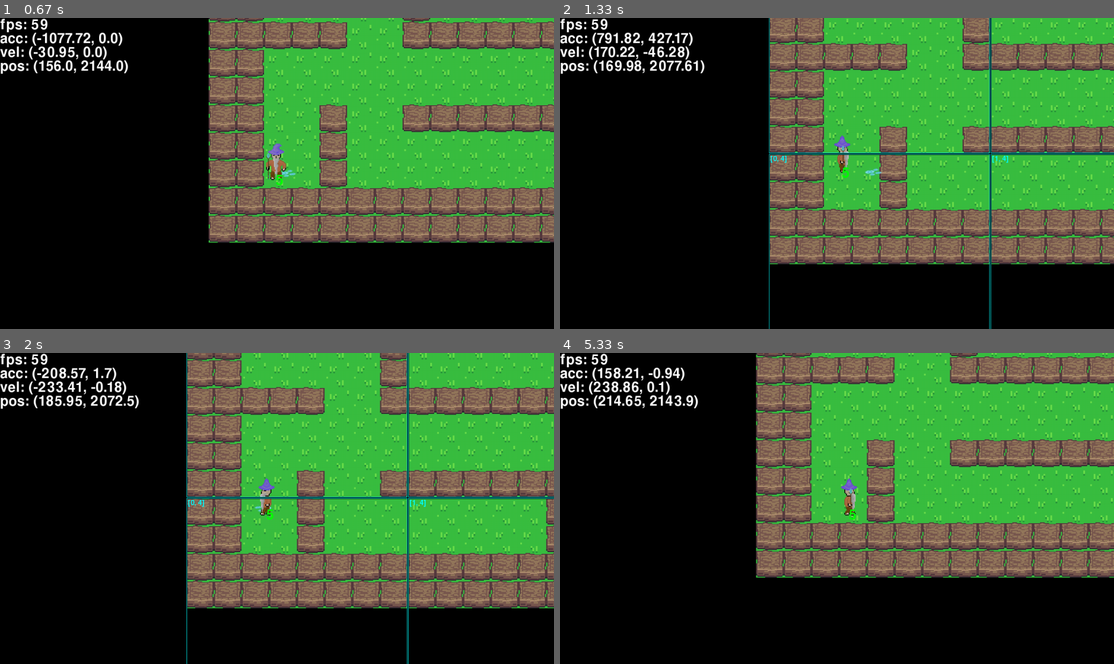
Above: before the commit, frames 1-4 (two rows, left to right).
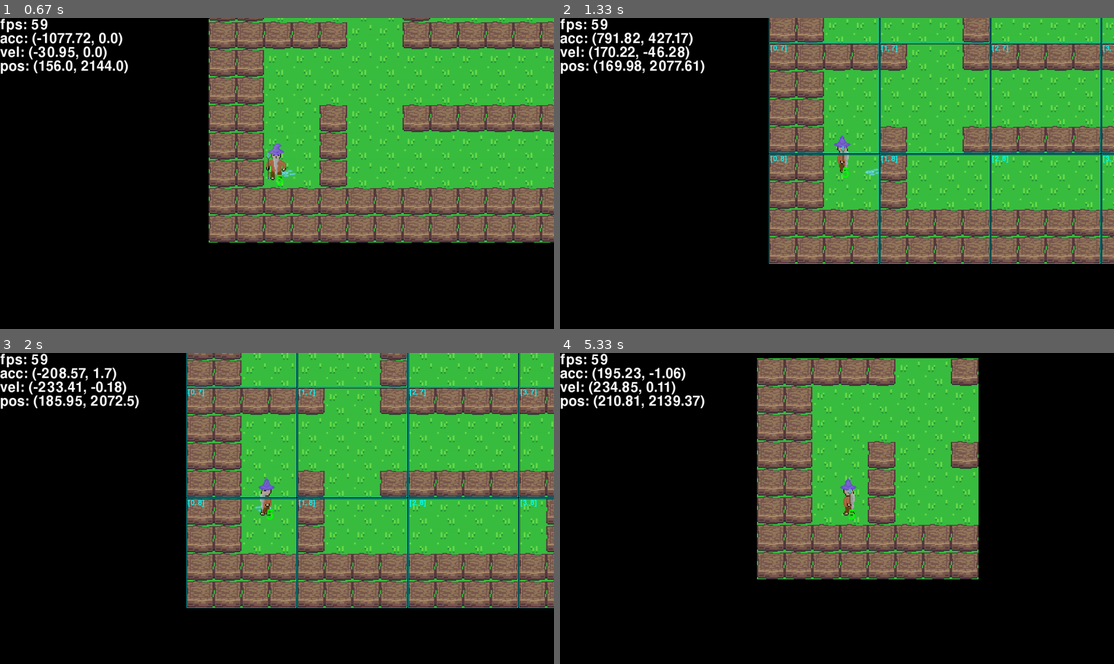
Above: after the commit, the same moments.

Repository: TheCreeper669/Projet_ISN
Game: pygame game, started from __main__.py
Two runs of this game, one before a commit and one after it. Both use one fixed random seed, a clock stepped at 60 frames per second and the inputs below.
Inputs:
- Up to frame 1 (0.67 s): hold Right from 0.33 s (still down)
- Up to frame 2 (1.33 s): release Right at 0.8 s; hold Up 0.83-1.13 s; hold W 0.83-1.13 s; hold Right from 1.17 s (still down); hold D from 1.17 s (still down); tap J at 1.23 s
- Up to frame 3 (2 s): tap J at 1.53, 1.73 s; release Right at 1.63 s; release D at 1.63 s; hold Left from 1.67 s (still down); hold A from 1.67 s (still down)
- Up to frame 4 (5.33 s): tap J at 2.03, 2.3, 2.63, 2.93, 3.07, 3.47, 3.77, 4.13, 4.53, 4.83, 5.03 s; release Left at 2.2 s; release A at 2.2 s; hold Down 2.23-2.53 s; hold S 2.23-2.53 s; tap K at 2.38, 3.55, 5.12 s; hold Left 2.57-2.97 s; hold A 2.57-2.97 s; hold Up 3-3.37 s; hold W 3-3.37 s; hold Right 3.4-4.03 s; hold D 3.4-4.03 s; hold Down 4.07-4.43 s; hold S 4.07-4.43 s; hold Left 4.47-4.93 s; hold A 4.47-4.93 s; hold Right from 4.97 s (still down); hold D from 4.97 s (still down)

Frame 1 is identical in both runs. In frame 2, 1.7% of the frame differs, in the area x 37-100%, y 0-100%; in frame 3, 1.8%; in frame 4, 29%, in the area x 8-100%, y 0-73%.

Commit message:
+ map creators in credits

Diff:
--- a/data/settings.json
+++ b/data/settings.json
@@ -9,8 +9,8 @@
 	"draw_hitbox": false,
 	"generation_length": 0,
 	"tile_size": 64,
-	"submap_size": 8,
-	"off_screen_alive": 4,
+	"submap_size": 4,
+	"off_screen_alive": 1,
 	"mapname": "maze_keyraus_V2",
 	"biome": "test"
 }
--- a/entities/terrain.py
+++ b/entities/terrain.py
@@ -20,6 +20,12 @@
 		self.image = entities.Image(pgp.pg.transform.scale(pgp.pg.image.load(DIR_IMAGE_ENTITIES + "wall.png"), (self.game.tile_size, self.game.tile_size)))
 		self.hitbox = entities.Hitbox(self, color= BLUE)
 
+		for obstacle in self.submap.obstacles:
+			if obstacle.pos.x == self.pos.x:
+				pass
+			elif obstacle.pos.y == self.pos.y:
+				pass
+
 class BigWall(entities.Obstacle):
 	def __init__(self, game, submap, pos, size= vec(1, 1)):
 		entities.Obstacle.__init__(self, game, submap, pos)
Not shown, changed: CREDITS.md
